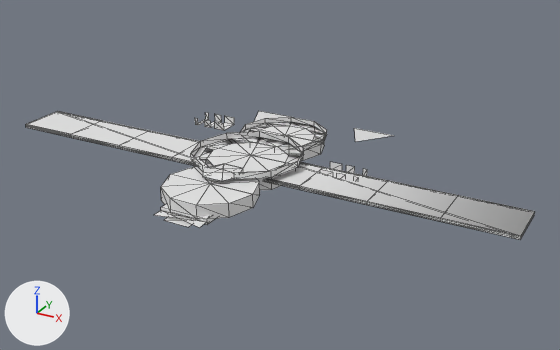
Renders of the OBJ model GameData/Meshes/Designs/korath/korath_miner_eclipse_61.obj from each side of a commit.
Rendered twice from a camera (50 mm lens) standing at (5.18, -8.52, 4.34) and looking at (0.47, 0.05, 0.06). The axes (+X, +Y, +Z) are drawn at lower left. The lights are the same throughout. The first picture is the older version. Mesh edges are drawn as thin lines. Where no turn or scale is listed for an object, it has been applied to the vertices. Vertices at exactly the same position are counted once.

Objects in the first picture: 'korath_miner_eclipse_61'.
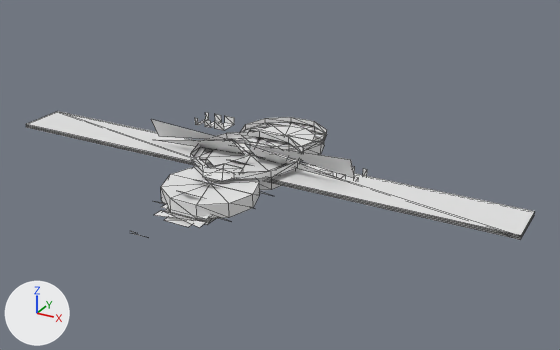
Location of each change, (x1, y1, x2, y2) in pixels of the pictures (560 x 350 px):
'korath_miner_eclipse_61', reshaped: before (26, 111, 535, 240); after (27, 111, 535, 240)
part 1 of me_korath_miner_eclipse_61, deleted: before (354, 128, 394, 142)
part 2 of me_korath_miner_eclipse_61, deleted: before (254, 111, 290, 121)
part 3 of me_korath_miner_eclipse_61, reshaped: before (26, 111, 535, 240); after (27, 111, 355, 237)

The edits, one by one:
me_korath_miner_eclipse_61 is used by ob_korath_miner_eclipse_61; location (0.0, 0.0, 0.0).
me_korath_miner_eclipse_61 had 398 vertices, 440 faces and spanned x -3.82..3.82, y -1.73..2.39, z -0.01..0.35.
me_korath_miner_eclipse_61 now has 373 vertices, 323 faces and spans x -3.82..3.82, y -2.58..1.63, z -0.01..0.57.
me_korath_miner_eclipse_61 part 1: the loose piece of 3 vertices spanning x 0.55..1.24, y 1.64..2.39, z 0.0..0.09 is deleted.
me_korath_miner_eclipse_61 part 2: the loose piece of 3 vertices spanning x -1.24..-0.55, y 1.64..2.39, z 0.0..0.09 is deleted.
Part 3, on me_korath_miner_eclipse_61:
64 vertices are removed from x -2.88..2.88, y -0.41..1.32, z 0.12..0.24.
132 faces are deleted.
56 vertices are added at x -1.58..1.58, y -2.58..1.24, z 0.0..0.57.
5 new vertices lie (0.44, 0.0, 0.0) away from vertices in x -0.22, y -1.39..0.15, z 0.25.
29 new faces join them.
Other edits to the shape of me_korath_miner_eclipse_61 do not show in these pictures.
